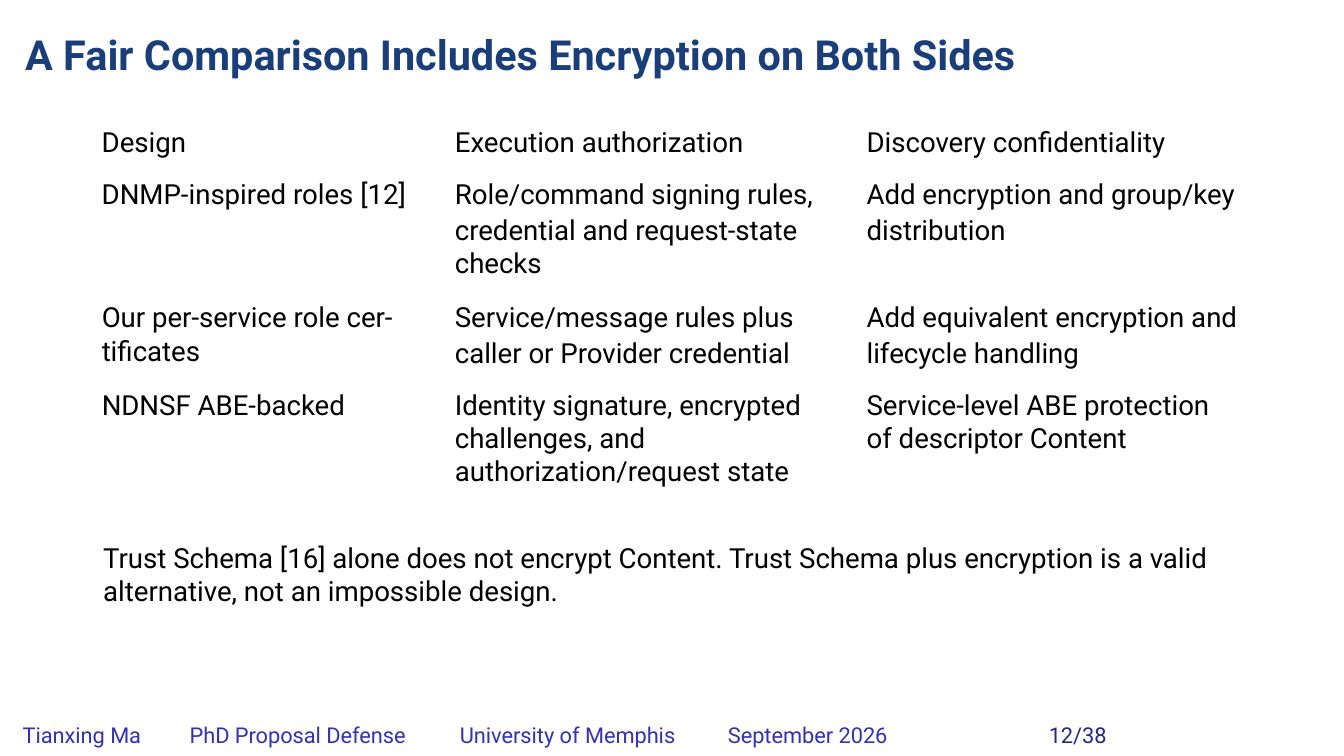
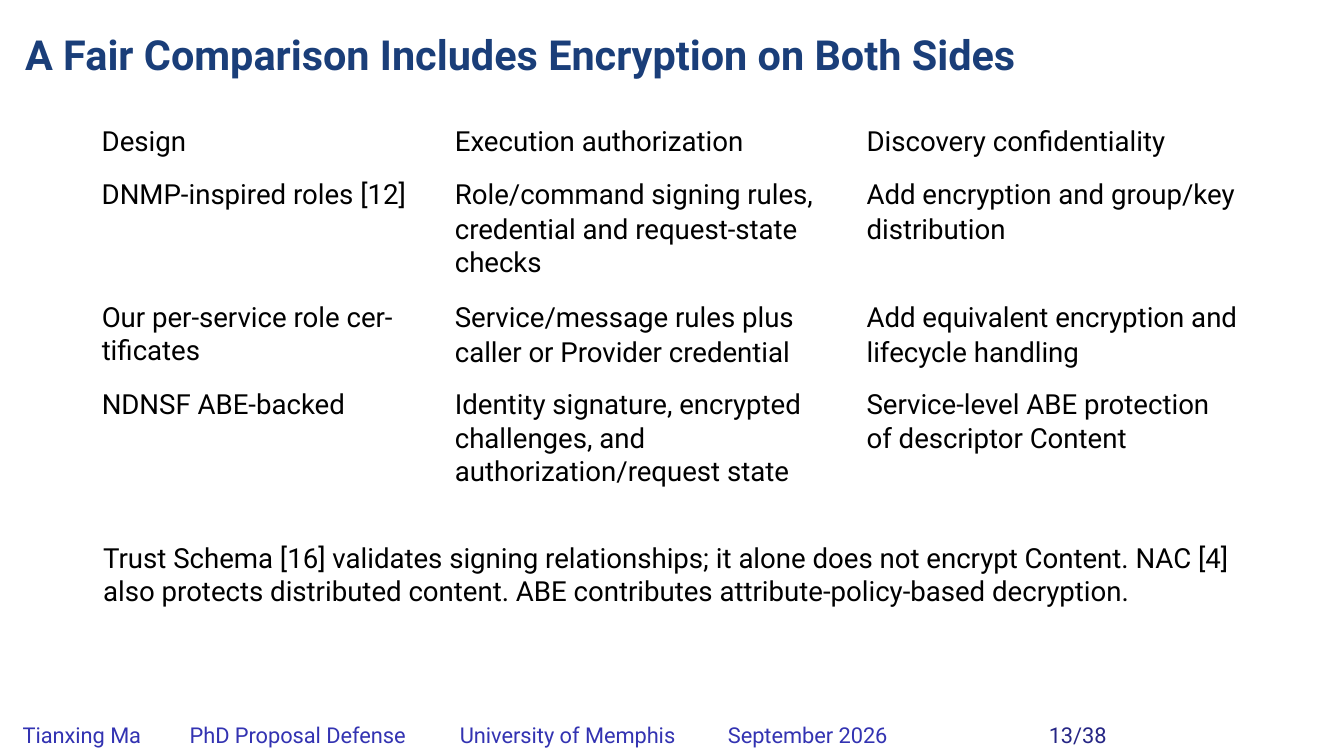
Before and after one commit to matianxing1992/NDN_Service_Framework, a slide deck: slide 13 of docs/PAPER/proposal-defense/slides/NDNSF_proposal_hybrid_editable.pptx (slide 12 before the commit). Drawn at 1344x756 pixels with LibreOffice and Linux fonts; fonts in the diff are those of the drawing; background and template pictures are left out. Boxes give left, top, right and bottom in pixels: in the first picture for what was removed or moved away, otherwise in the second. Text is boxed around its words. In the diff, an @@ line names an element or a change of style, - is before the commit and + after.

```diff
--- a/docs/PAPER/proposal-defense/slides/NDNSF_proposal_hybrid_editable.pptx
+++ b/docs/PAPER/proposal-defense/slides/NDNSF_proposal_hybrid_editable.pptx
@@ text at box(103, 545, 1228, 607): text changed @@
-Trust Schema [16] alone does not encrypt Content. Trust Schema plus encryption is a valid alternative, not an impossible design.
+Trust Schema [16] validates signing relationships; it alone does not encrypt Content. NAC [4] also protects distributed content. ABE contributes attribute-policy-based decryption.
@@ text at box(1049, 727, 1107, 745): text changed @@
-12/38
+13/38
```
Also in this commit, not shown: 2 other slides changed, 1 slide added, 1 slide removed, 21 other files.
